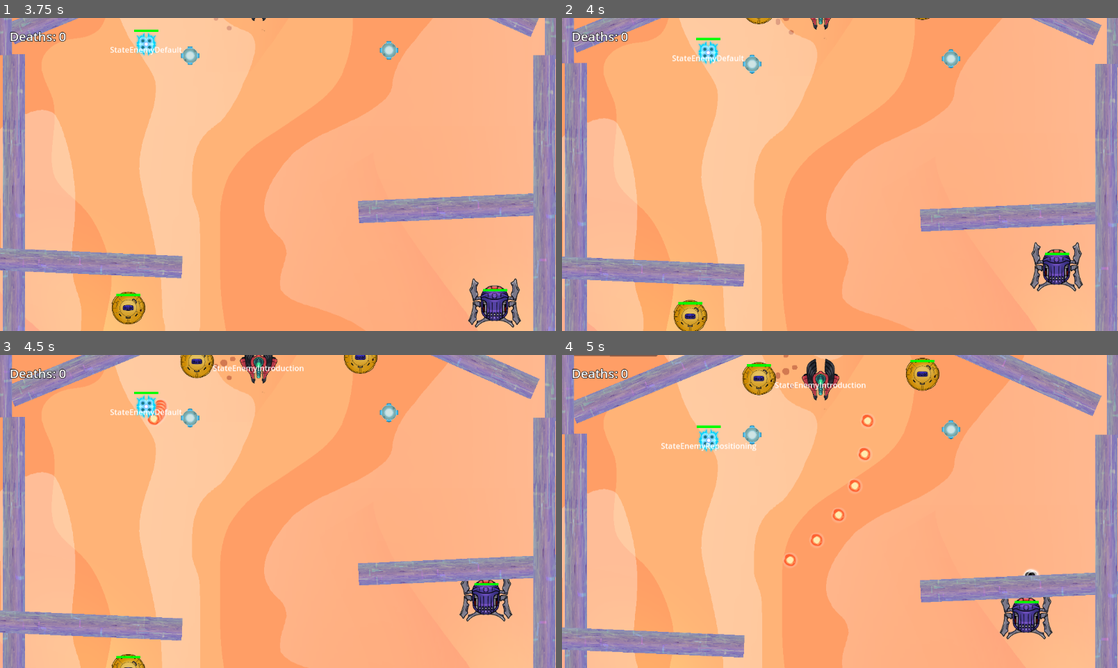
Above: before the commit, frames 1-4 (two rows, left to right).
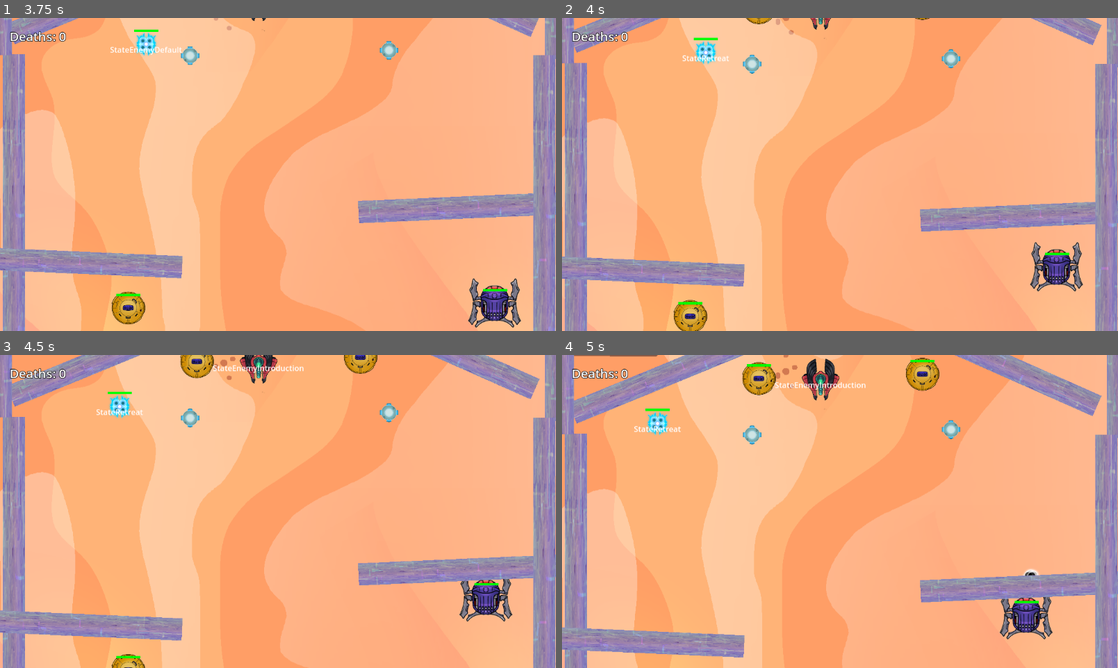
Above: after the commit, the same moments.

Repository: Jagholin/bullethell_jam_entry
Game: Godot game, scene res://scenes/main.tscn
Same seed, same stepped clock (60 frames per second), same inputs: the game is played once before the commit and once after it.
Inputs:
- Up to frame 1 (3.75 s): click "New game" at 0.5 s; hold Right (right) 1.28-2.03 s; hold Space (fire) 1.28-2.03 s; hold S (down) 2.03-2.78 s; tap Space (fire) at 2.1, 3.6 s; hold Right (right) 2.78-3.53 s; hold Space (fire) 2.78-3.53 s; hold W (up) from 3.53 s (still down)
- Up to frame 2 (4 s): keep holding W (up)
- Up to frame 3 (4.5 s): release W (up) at 4.28 s; hold A (left) from 4.28 s (still down); hold Space (fire) from 4.28 s (still down)
- Up to frame 4 (5 s): keep holding A (left); keep holding Space (fire)

Frame 1 is identical in both runs. In frame 2, 0.3% of the frame differs, in the area x 19-33%, y 6-15%; in frame 3, 0.8%; in frame 4, 1.1%, in the area x 13-56%, y 17-68%.

Commit message:
retreat when the level phase changes to some preset one

Diff:
--- a/scenes/entities/enemy.tscn
+++ b/scenes/entities/enemy.tscn
@@ -109,8 +109,9 @@
 [node name="PathPositionProviderComponent" type="Node2D" parent="."]
 script = ExtResource("14_rpxvl")
 
-[node name="Stateful" parent="." instance=ExtResource("11_07okh")]
+[node name="Stateful" parent="." node_paths=PackedStringArray("retreat_state") instance=ExtResource("11_07okh")]
 debug = true
+retreat_state = NodePath("StateRetreat")
 
 [node name="StateEnemyIntroduction" type="Node" parent="Stateful"]
 script = ExtResource("13_dc18v")
@@ -125,6 +126,11 @@
 [node name="StateEnemyAngry" type="Node" parent="Stateful"]
 script = ExtResource("16_08pq7")
 
+[node name="StateRetreat" type="Node" parent="Stateful" node_paths=PackedStringArray("position_provider")]
+script = ExtResource("15_fmcso")
+position_provider = NodePath("../../PathPositionProviderComponent")
+duration = -1.0
+
 [node name="VisibleOnScreenNotifier2D" type="VisibleOnScreenNotifier2D" parent="."]
 position = Vector2(1.14441e-05, -1.19209e-05)
 scale = Vector2(2.4, 2.4)
--- a/scenes/entities/miniboss.tscn
+++ b/scenes/entities/miniboss.tscn
@@ -14,12 +14,14 @@
 [ext_resource type="PackedScene" uid="uid://bxokwtkwvxa7e" path="res://scenes/entity_components/explosive.tscn" id="10_fo1qn"]
 [ext_resource type="PackedScene" uid="uid://btpugkdb074eb" path="res://scenes/entities/explosion_entity.tscn" id="11_3r7s7"]
 [ext_resource type="PackedScene" uid="uid://djyq3oe2rqnjb" path="res://scenes/entity_components/stateful.tscn" id="12_88y48"]
+[ext_resource type="Script" path="res://scripts/scenes/components/path_position_provider.gd" id="12_s5x8e"]
 [ext_resource type="Script" path="res://scripts/states/state_enemy_disabled.gd" id="13_f85o6"]
 [ext_resource type="Script" path="res://scripts/states/state_boss_randomize.gd" id="14_42i3w"]
 [ext_resource type="Script" path="res://scripts/states/state_boss_mirror.gd" id="15_6tsm1"]
 [ext_resource type="Script" path="res://scripts/states/state_boss_healing.gd" id="16_47hiw"]
 [ext_resource type="PackedScene" uid="uid://cowulv6f3yxem" path="res://scenes/entities/projectile_homing.tscn" id="17_0g3aq"]
 [ext_resource type="Script" path="res://scripts/states/state_boss_homing.gd" id="17_l81p5"]
+[ext_resource type="Script" path="res://scripts/states/state_enemy_repositioning.gd" id="22_hridq"]
 
 [sub_resource type="AtlasTexture" id="AtlasTexture_ls1j5"]
 atlas = ExtResource("2_qrfsu")
@@ -104,11 +106,15 @@
 max_health = 1000
 immune = true
 
+[node name="PathPositionProviderComponent" type="Node2D" parent="."]
+script = ExtResource("12_s5x8e")
+
 [node name="Explosive" parent="." instance=ExtResource("10_fo1qn")]
 explosion = ExtResource("11_3r7s7")
 
-[node name="Stateful" parent="." instance=ExtResource("12_88y48")]
+[node name="Stateful" parent="." node_paths=PackedStringArray("retreat_state") instance=ExtResource("12_88y48")]
 debug = true
+retreat_state = NodePath("StateRetreat")
 
 [node name="StateEnemyIntroduction" type="Node" parent="Stateful"]
 script = ExtResource("13_f85o6")
@@ -128,6 +134,11 @@
 homing_projectile = ExtResource("17_0g3aq")
 regular_projectile = ExtResource("7_q4yoj")
 
+[node name="StateRetreat" type="Node" parent="Stateful" node_paths=PackedStringArray("position_provider")]
+script = ExtResource("22_hridq")
+position_provider = NodePath("../../PathPositionProviderComponent")
+duration = -1.0
+
 [node name="VisibleOnScreenNotifier2D" type="VisibleOnScreenNotifier2D" parent="."]
 position = Vector2(1.14441e-05, -1.19209e-05)
 scale = Vector2(2.4, 2.4)
--- a/scenes/entities/miniboss2.tscn
+++ b/scenes/entities/miniboss2.tscn
@@ -12,10 +12,12 @@
 [ext_resource type="PackedScene" uid="uid://cjsqmd01861rl" path="res://scenes/entities/projectile.tscn" id="10_q0yx5"]
 [ext_resource type="PackedScene" uid="uid://c72mof4xq3t04" path="res://scenes/entity_components/damageable.tscn" id="11_ix4rn"]
 [ext_resource type="PackedScene" uid="uid://bxokwtkwvxa7e" path="res://scenes/entity_components/explosive.tscn" id="12_ptsuv"]
+[ext_resource type="Script" path="res://scripts/scenes/components/path_position_provider.gd" id="12_ui578"]
 [ext_resource type="PackedScene" uid="uid://btpugkdb074eb" path="res://scenes/entities/explosion_entity.tscn" id="13_x2jlm"]
 [ext_resource type="PackedScene" uid="uid://djyq3oe2rqnjb" path="res://scenes/entity_components/stateful.tscn" id="14_kglxp"]
 [ext_resource type="Script" path="res://scripts/states/state_enemy_disabled.gd" id="15_5d1vk"]
 [ext_resource type="Script" path="res://scripts/states/state_boss_rotate_spawner_patterns.gd" id="16_0jhv2"]
+[ext_resource type="Script" path="res://scripts/states/state_enemy_repositioning.gd" id="18_78g1u"]
 
 [sub_resource type="AtlasTexture" id="AtlasTexture_ls1j5"]
 atlas = ExtResource("2_n26fy")
@@ -119,11 +121,15 @@
 max_health = 1000
 immune = true
 
+[node name="PathPositionProviderComponent" type="Node2D" parent="."]
+script = ExtResource("12_ui578")
+
 [node name="Explosive" parent="." instance=ExtResource("12_ptsuv")]
 explosion = ExtResource("13_x2jlm")
 
-[node name="Stateful" parent="." instance=ExtResource("14_kglxp")]
+[node name="Stateful" parent="." node_paths=PackedStringArray("retreat_state") instance=ExtResource("14_kglxp")]
 debug = true
+retreat_state = NodePath("StateRetreat")
 
 [node name="StateEnemyIntroduction" type="Node" parent="Stateful"]
 script = ExtResource("15_5d1vk")
@@ -133,6 +139,11 @@
 [node name="StateBossRotateSpawnerPattern" type="Node" parent="Stateful"]
 script = ExtResource("16_0jhv2")
 
+[node name="StateRetreat" type="Node" parent="Stateful" node_paths=PackedStringArray("position_provider")]
+script = ExtResource("18_78g1u")
+position_provider = NodePath("../../PathPositionProviderComponent")
+duration = -1.0
+
 [node name="VisibleOnScreenNotifier2D" type="VisibleOnScreenNotifier2D" parent="."]
 position = Vector2(1.14441e-05, -1.19209e-05)
 scale = Vector2(2.4, 2.4)
--- a/scenes/first_level.tscn
+++ b/scenes/first_level.tscn
@@ -25,12 +25,24 @@
 script = ExtResource("9_dd6pp")
 item_type = 1
 
+[sub_resource type="Curve2D" id="Curve2D_o55o3"]
+_data = {
+"points": PackedVector2Array(0, 0, 0, 0, -10, 21, 0, 0, 0, 0, -395, 21, 0, 0, 0, 0, -882, 24, 0, 0, 0, 0, -1460, 20)
+}
+point_count = 4
+
 [sub_resource type="Curve2D" id="Curve2D_j8nuk"]
 _data = {
 "points": PackedVector2Array(0, 0, 0, 0, 94.3332, -6.70746, 0, 0, 0, 0, 98.3332, 135.293, 0, 0, 0, 0, -10.6668, 216.293, 0, 0, 0, 0, -303.667, 75.2925)
 }
 point_count = 4
 
+[sub_resource type="Curve2D" id="Curve2D_dxlyp"]
+_data = {
+"points": PackedVector2Array(0, 0, 0, 0, 5, 27, 0, 0, 0, 0, 506, 35, 0, 0, 0, 0, 928, 36, 0, 0, 0, 0, 1382, 36)
+}
+point_count = 4
+
 [node name="FirstLevel" type="Node2D" node_paths=PackedStringArray("camera", "player", "projectile_parent")]
 script = ExtResource("1_co14v")
 camera = NodePath("Camera2D")
@@ -129,27 +141,41 @@
 position = Vector2(1128, 315)
 scale = Vector2(1, 20)
 
-[node name="Enemy" parent="." node_paths=PackedStringArray("path") instance=ExtResource("5_fmqpc")]
+[node name="Enemy" parent="." node_paths=PackedStringArray("path", "retreat_path") instance=ExtResource("5_fmqpc")]
 position = Vector2(303, -169)
 path = NodePath("../Path2D")
-
-[node name="Enemy4" parent="." instance=ExtResource("5_fmqpc")]
+retreat_path = NodePath("../RetreatPathLeft")
+retreat_phase = "Midboss"
+
+[node name="Enemy4" parent="." node_paths=PackedStringArray("retreat_path") instance=ExtResource("5_fmqpc")]
 position = Vector2(305, -1573)
-
-[node name="Enemy5" parent="." instance=ExtResource("5_fmqpc")]
+retreat_path = NodePath("../RetreatPathLeft")
+retreat_phase = "Boss"
+
+[node name="Enemy5" parent="." node_paths=PackedStringArray("retreat_path") instance=ExtResource("5_fmqpc")]
 position = Vector2(301, -1724)
-
-[node name="Enemy6" parent="." instance=ExtResource("5_fmqpc")]
+retreat_path = NodePath("../RetreatPathLeft")
+retreat_phase = "Boss"
+
+[node name="Enemy6" parent="." node_paths=PackedStringArray("retreat_path") instance=ExtResource("5_fmqpc")]
 position = Vector2(294, -1917)
-
-[node name="Enemy7" parent="." instance=ExtResource("5_fmqpc")]
+retreat_path = NodePath("../RetreatPathLeft")
+retreat_phase = "Boss"
+
+[node name="Enemy7" parent="." node_paths=PackedStringArray("retreat_path") instance=ExtResource("5_fmqpc")]
 position = Vector2(853, -1921)
-
-[node name="Enemy8" parent="." instance=ExtResource("5_fmqpc")]
+retreat_path = NodePath("../RetreatPathRight")
+retreat_phase = "Boss"
+
+[node name="Enemy8" parent="." node_paths=PackedStringArray("retreat_path") instance=ExtResource("5_fmqpc")]
 position = Vector2(840, -1735)
-
-[node name="Enemy9" parent="." instance=ExtResource("5_fmqpc")]
+retreat_path = NodePath("../RetreatPathRight")
+retreat_phase = "Boss"
+
+[node name="Enemy9" parent="." node_paths=PackedStringArray("retreat_path") instance=ExtResource("5_fmqpc")]
 position = Vector2(831, -1570)
+retreat_path = NodePath("../RetreatPathRight")
+retreat_phase = "Boss"
 
 [node name="Enemy10" parent="." instance=ExtResource("5_fmqpc")]
 position = Vector2(446, -2802)
@@ -175,11 +201,15 @@
 [node name="Entity4" parent="." instance=ExtResource("6_3cpqc")]
 position = Vector2(747, -270)
 
-[node name="MiniBoss" parent="." instance=ExtResource("7_dfl0w")]
+[node name="MiniBoss" parent="." node_paths=PackedStringArray("retreat_path") instance=ExtResource("7_dfl0w")]
 position = Vector2(582, -1013)
-
-[node name="MiniBoss2" parent="." instance=ExtResource("12_yavi5")]
+retreat_path = NodePath("../RetreatPathRight")
+retreat_phase = "Boss"
+
+[node name="MiniBoss2" parent="." node_paths=PackedStringArray("retreat_path") instance=ExtResource("12_yavi5")]
 position = Vector2(536, -260)
+retreat_path = NodePath("../RetreatPathLeft")
+retreat_phase = "Boss"
 
 [node name="PowerUp" parent="." instance=ExtResource("8_sggkn")]
 position = Vector2(394, -145)
@@ -198,8 +228,14 @@
 item = SubResource("Resource_j7euh")
 
 [node name="MiniBoss3" parent="." instance=ExtResource("12_maspx")]
-position = Vector2(599, -2115)
+position = Vector2(593, -3289)
+
+[node name="RetreatPathLeft" type="Path2D" parent="."]
+curve = SubResource("Curve2D_o55o3")
 
 [node name="Path2D" type="Path2D" parent="."]
 position = Vector2(206.667, -162.293)
 curve = SubResource("Curve2D_j8nuk")
+
+[node name="RetreatPathRight" type="Path2D" parent="."]
+curve = SubResource("Curve2D_dxlyp")
--- a/scripts/components/stateful.gd
+++ b/scripts/components/stateful.gd
@@ -2,6 +2,8 @@
 extends BaseComponent
 
 @export var debug: bool
+@export var retreat_state: State
+@export_enum("BeforeMidboss", "Midboss", "Boss", "None") var retreat_phase: String = "None"
 
 const COMPONENT_NAME := &"StatefulComponent"
 
@@ -9,9 +11,23 @@
 	return COMPONENT_NAME
 
 #var current_state: String = ""
+var current_level: BaseLevel
 var current_state: State = null
 var state_to_state_map = {}
 var state_list = []
+
+func _ready():
+	#super._ready()
+	LevelProvider.on_level_initialized(func(level: BaseLevel):
+		current_level = level
+		level.level_phase_changed.connect(on_level_phase_changed))
+
+func on_level_phase_changed():
+	var new_phase = current_level.current_phase
+	if new_phase == retreat_phase:
+		assert(retreat_state, "Retreat state not set when retreat phase is set")
+		change_state(retreat_state.name)
+
 # Initialize the state machine by giving each child state a reference to the
 func init():
 	print("initializing state machine")
--- a/scripts/scenes/components/path_position_provider.gd
+++ b/scripts/scenes/components/path_position_provider.gd
@@ -6,7 +6,15 @@
 func get_component_name() -> StringName:
 	return COMPONENT_NAME
 
-@export var path: Curve2D
+@export var path: Curve2D:
+	set(value):
+		if value == path:
+			return
+		path = value
+		accumulated_time = 0.0
+		accumulated_distance = 0.0
+		previous_reading = Vector2.ZERO
+		first_run = true
 @export var velocity: float = 100.0
 
 var accumulated_time: float = 0.0
--- a/scripts/scenes/entities/enemy.gd
+++ b/scripts/scenes/entities/enemy.gd
@@ -9,7 +9,9 @@
 	components[component.get_component_name()] = component
 
 func get_component(component_name: StringName) -> BaseComponent:
-	return components[component_name]
+	if components.has(component_name):
+		return components[component_name]
+	return null
 #endregion
 
 #region pass projectile parent to the child component
@@ -32,6 +34,9 @@
 @onready var notifier: VisibleOnScreenNotifier2D = $VisibleOnScreenNotifier2D
 @export var projectile_configs: Array[ProjectileSpawnerConfigResource]
 @export var path: Path2D
+@export var retreat_path: Path2D
+# @export var retreat_state: State
+@export_enum("BeforeMidboss", "Midboss", "Boss", "None") var retreat_phase: String = "None"
 
 # Called when the node enters the scene tree for the first time.
 func _ready():
@@ -46,6 +51,14 @@
 		var positionProvider := get_component(PathPositionProviderComponent.COMPONENT_NAME) as PathPositionProviderComponent
 		assert(positionProvider, "Setting path without PathPositionProviderComponent won't work")
 		positionProvider.path = path.curve
+	if state_machine and retreat_phase != "None":
+		state_machine.retreat_phase = retreat_phase
+		# state_machine.retreat_state = retreat_state
+	if retreat_path:
+		assert(state_machine, "Setting retreat path without state machine won't work")
+		var positionProvider := get_component(PathPositionProviderComponent.COMPONENT_NAME) as PathPositionProviderComponent
+		assert(positionProvider, "Setting retreat path without PathPositionProviderComponent won't work")
+		state_machine.retreat_state.path = retreat_path
 
 
 # Called every frame. 'delta' is the elapsed time since the previous frame.
--- a/scripts/scenes/entities/entity.gd
+++ b/scripts/scenes/entities/entity.gd
@@ -9,7 +9,9 @@
 	components[component.get_component_name()] = component
 
 func get_component(component_name: StringName) -> BaseComponent:
-	return components[component_name]
+	if components.has(component_name):
+		return components[component_name]
+	return null
 #endregion
 
 ## Ideal distance from target(player) that the spring force tries to reach
--- a/scripts/scenes/entities/graze.gd
+++ b/scripts/scenes/entities/graze.gd
@@ -8,5 +8,7 @@
 	components[component.get_component_name()] = component
 
 func get_component(component_name: StringName) -> BaseComponent:
-	return components[component_name]
+	if components.has(component_name):
+		return components[component_name]
+	return null
 #endregion
--- a/scripts/scenes/entities/obstacle.gd
+++ b/scripts/scenes/entities/obstacle.gd
@@ -9,5 +9,7 @@
 	components[component.get_component_name()] = component
 
 func get_component(component_name: StringName) -> BaseComponent:
-	return components[component_name]
+	if components.has(component_name):
+		return components[component_name]
+	return null
 #endregion
--- a/scripts/scenes/entities/player.gd
+++ b/scripts/scenes/entities/player.gd
@@ -9,7 +9,9 @@
 	components[component.get_component_name()] = component
 
 func get_component(component_name: StringName) -> BaseComponent:
-	return components[component_name]
+	if components.has(component_name):
+		return components[component_name]
+	return null
 #endregion
 
 #region pass projectile parent to the child component
--- a/scripts/scenes/entities/projectile.gd
+++ b/scripts/scenes/entities/projectile.gd
@@ -9,7 +9,9 @@
 	components[component.get_component_name()] = component
 
 func get_component(component_name: StringName) -> BaseComponent:
-	return components[component_name]
+	if components.has(component_name):
+		return components[component_name]
+	return null
 #endregion
 
 @export var bullet_sprite: SpriteFrames:
--- a/scripts/states/state_enemy_repositioning.gd
+++ b/scripts/states/state_enemy_repositioning.gd
@@ -2,7 +2,11 @@
 class_name StateEnemyRepositioning
 
 @export var position_provider: PathPositionProviderComponent
+## How long will it take to switch to default state.
+## if negative, no automatic switch will happen
 @export var duration: float = 1.0
+## path to set the position provider, if not set, the curve in the position provider will be used instead
+@export var path: Path2D
 
 func enter():
 	super.enter()
@@ -11,11 +15,13 @@
 	damageable.immune = false
 	var spawner := target.get_component(ProjectileSpawnerComponent.COMPONENT_NAME) as ProjectileSpawnerComponent
 	spawner.active = false
+	if path:
+		position_provider.path = path.curve
 
 
 func process_frame(delta: float) -> String:
 	super.process_frame(delta)
-	if elapsed > duration:
+	if elapsed > duration and duration > 0:
 		return "StateEnemyDefault"
 	if position_provider and position_provider.is_initialised():
 		target.position += position_provider.get_next_position_delta(delta)
Not shown, changed: extra todos.txt
Not shown: 1 places in scenes/entities/miniboss.tscn that only renumber resources
Not shown: 1 places in scenes/entities/miniboss2.tscn that only renumber resources
Not shown: 1 places in scenes/first_level.tscn that only renumber resources
